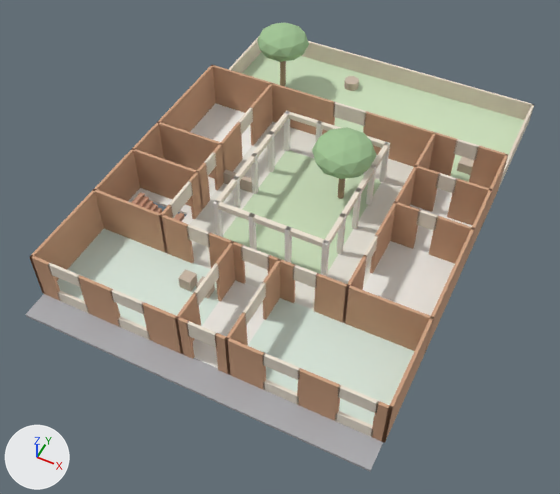
What one commit did to the glTF model modelos/casona/n0.glb.
Rendered twice from a 50 mm lens placed at (24.4, -49.5, 60.5), pointed at (-0.5, 0.1, -1.5). Every picture has the same lights, and +X, +Y and +Z are marked at lower left. The first picture is the older version. Where no turn or scale is listed for an object, it has been applied to the vertices.

Script lines for the objects in view, before the commit:
```python
ob_n0_muro_10 = bpy.data.objects.new('n0_muro_10', me_n0_muro_10_001)
ob_n0_muro_10.location = (12.5, -7.0, 2.8)
ob_n0_muro_11 = bpy.data.objects.new('n0_muro_11', me_n0_muro_11_001)
ob_n0_muro_11.location = (-14.0, 0.0, 2.8)
ob_n0_muro_12 = bpy.data.objects.new('n0_muro_12', me_n0_muro_12_001)
ob_n0_muro_12.location = (-14.0, 5.0, 2.8)
ob_n0_muro_17 = bpy.data.objects.new('n0_muro_17', me_n0_muro_17_001)
ob_n0_muro_17.location = (-10.0, 17.0, 2.8)
ob_n0_muro_18 = bpy.data.objects.new('n0_muro_18', me_n0_muro_18_001)
ob_n0_muro_18.location = (7.2, 17.0, 2.8)
ob_n0_muro_19 = bpy.data.objects.new('n0_muro_19', me_n0_muro_19_001)
ob_n0_muro_19.location = (16.5, 17.0, 2.8)
ob_n0_muro_20 = bpy.data.objects.new('n0_muro_20', me_n0_muro_20_001)
ob_n0_muro_20.location = (-18.0, 0.0, 2.8)
ob_n0_muro_31 = bpy.data.objects.new('n0_muro_31', me_n0_muro_31_001)
ob_n0_muro_31.location = (18.0, 0.0, 2.8)
ob_n0_muro_7 = bpy.data.objects.new('n0_muro_7', me_n0_muro_7_001)
ob_n0_muro_7.location = (-12.5, -7.0, 2.8)
# also in view: 'n0_muro_1' at (-17.0, -17.0, 2.8); 'n0_muro_8' at (-2.8, -7.0, 2.8); 'n0_muro_15' at (11.2, 11.0, 2.8); 'n0_muro_16' at (16.2, 11.0, 2.8); 'n0_muro_30' at (10.0, 8.5, 2.8)
```
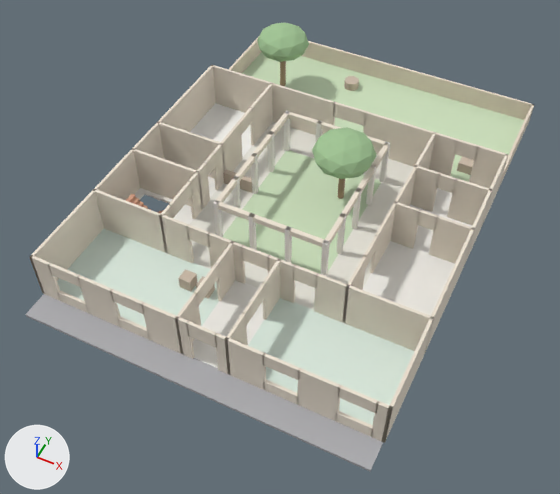
Where the newer file only moved an object's origin or applied its transform, the numbers keep the older frame.

Changed parts and their boxes (x1, y1, x2, y2) in the pictures (560 x 494 px):
'n0_muro_20', recoloured
    both: (30, 65, 215, 294)
'n0_muro_10', recoloured (brown to pale yellow)
    both: (314, 273, 434, 351)
'n0_muro_17', recoloured (brown to pale yellow)
    both: (212, 65, 335, 135)
'n0_muro_7', recoloured (brown to pale yellow)
    both: (92, 189, 194, 263)
'n0_muro_18', recoloured (brown to pale yellow)
    both: (363, 111, 457, 176)
'n0_muro_31', recoloured
    both: (383, 154, 508, 441)
'n0_muro_11', recoloured (brown to pale yellow)
    both: (131, 148, 203, 210)
'n0_muro_12', recoloured (brown to pale yellow)
    both: (158, 122, 225, 179)
'n0_muro_4', recoloured (brown to pale yellow)
    both: (215, 333, 266, 389)
'n0_muro_3', recoloured (brown to pale yellow)
    both: (142, 302, 195, 359)
'n0_muro_5', recoloured (brown to pale yellow)
    both: (297, 368, 340, 421)
'n0_muro_30', recoloured
    both: (370, 132, 436, 274)
'n0_muro_14', recoloured (brown to pale yellow)
    both: (429, 215, 475, 264)
'n0_muro_16', recoloured (brown to pale yellow)
    both: (447, 179, 492, 228)
'n0_muro_2', recoloured (brown to pale yellow)
    both: (78, 275, 120, 326)
'n0_muro_23', recoloured (brown to pale yellow)
    both: (213, 122, 242, 190)
'n0_muro_13', recoloured (brown to pale yellow)
    both: (391, 201, 421, 249)
'n0_muro_19', recoloured (brown to pale yellow)
    both: (469, 146, 508, 189)
'n0_muro_15', recoloured (brown to pale yellow)
    both: (410, 165, 439, 212)
'n0_muro_24', recoloured (brown to pale yellow)
    both: (250, 82, 273, 146)
'n0_muro_8', recoloured (brown to pale yellow)
    both: (208, 232, 246, 284)
'n0_muro_26', recoloured (brown to pale yellow)
    both: (216, 242, 235, 301)
'n0_muro_22', recoloured (brown to pale yellow)
    both: (188, 162, 210, 219)
'n0_muro_28', recoloured (brown to pale yellow)
    both: (263, 258, 281, 320)
'n0_muro_9', recoloured (brown to pale yellow)
    both: (268, 255, 295, 303)
'n0_muro_1', recoloured (brown to pale yellow)
    both: (30, 255, 61, 301)
'n0_muro_6', recoloured (brown to pale yellow)
    both: (371, 401, 393, 443)
'n0_muro_25', recoloured (brown to pale yellow)
    both: (175, 292, 201, 354)
'n0_muro_27', recoloured (brown to pale yellow)
    both: (225, 312, 248, 375)
'n0_muro_29', recoloured (brown to pale yellow)
    both: (343, 255, 367, 322)
'n0_muro_21', recoloured
    both: (159, 204, 173, 253)
'n0_escalon_s6', moved (mostly hidden)
    before: (137, 196, 149, 207)
    after: (131, 198, 140, 205)
'n0_escalon_s5', moved (mostly hidden)
    before: (143, 200, 154, 209)
    after: (137, 201, 144, 207)
'n0_escalon_s4', moved (mostly hidden)
    before: (149, 204, 158, 211)
    after: (142, 205, 148, 209)

The change, as a diff of the scene's bpy script:
```diff
--- a/modelos/casona/n0.glb.py
+++ b/modelos/casona/n0.glb.py
@@ mat_muro @@
 mat_muro = principled_material('muro')
-mat_muro.base_color = (0.62, 0.36, 0.22)  # brown #cea281
+mat_muro.base_color = (0.86, 0.78, 0.66)  # pale yellow #efe5d4
 mat_muro.roughness = 0.9
@@ ob_n0_escalon_s4 @@
 ob_n0_escalon_s4 = bpy.data.objects.new('n0_escalon_s4', me_n0_escalon_s4_001)
-ob_n0_escalon_s4.location = (-13.8, -3.9, 0.9)
+ob_n0_escalon_s4.location = (-14.6, -5.0, 0.9)
@@ ob_n0_escalon_s5 @@
 ob_n0_escalon_s5 = bpy.data.objects.new('n0_escalon_s5', me_n0_escalon_s5_001)
-ob_n0_escalon_s5.location = (-14.2, -3.9, 1.1)
+ob_n0_escalon_s5.location = (-15.1, -5.0, 1.1)
@@ ob_n0_escalon_s6 @@
 ob_n0_escalon_s6 = bpy.data.objects.new('n0_escalon_s6', me_n0_escalon_s6_001)
-ob_n0_escalon_s6.location = (-14.8, -3.9, 1.2)
+ob_n0_escalon_s6.location = (-15.5, -5.0, 1.2)
```
